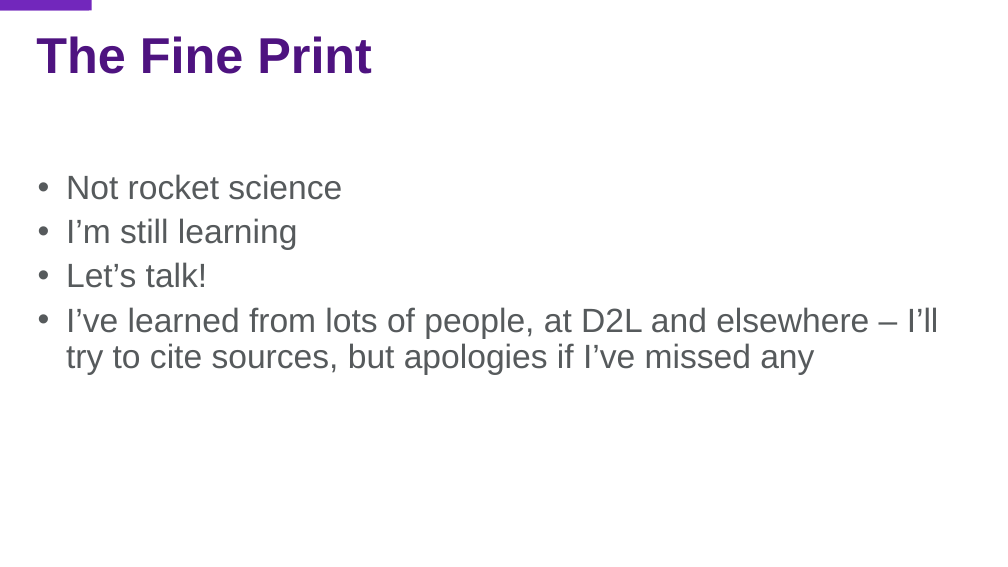
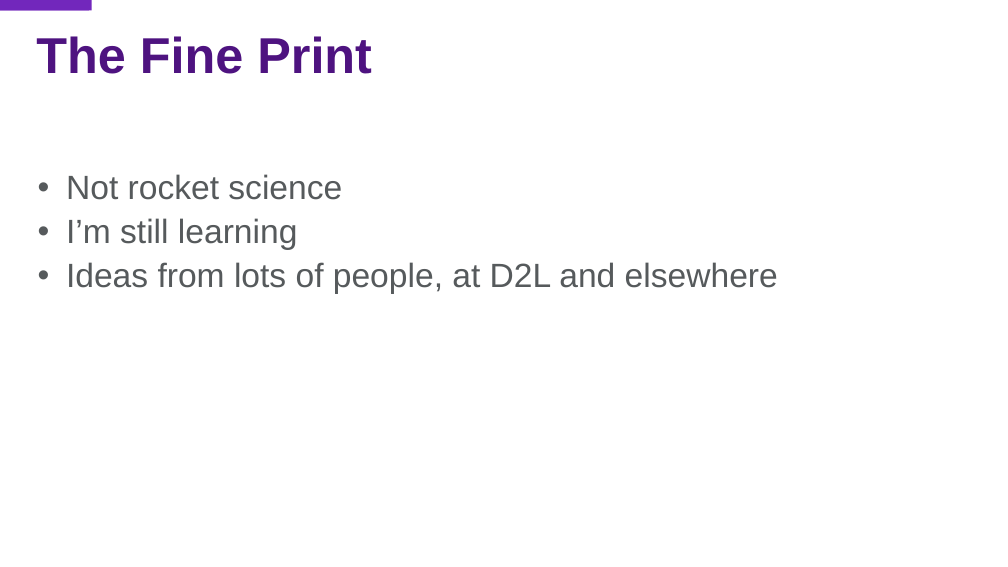
Before and after one commit to jasonjwood/presentations, a slide deck: slide 3 of InFusion2016 - Getting It Done - Jason Wood.pptx. Drawn at 1008x567 pixels with LibreOffice and Linux fonts; fonts in the diff are those of the drawing; background and template pictures are left out. Boxes give left, top, right and bottom in pixels: in the first picture for what was removed or moved away, otherwise in the second. Text is boxed around its words. In the diff, an @@ line names an element or a change of style, - is before the commit and + after.

```diff
--- a/InFusion2016 - Getting It Done - Jason Wood.pptx
+++ b/InFusion2016 - Getting It Done - Jason Wood.pptx
@@ text at bbox=[66, 262, 778, 294]: text changed @@
-• Let’s talk!
-• I’ve learned from lots of people, at D2L and elsewhere – I’ll try to cite sources, but apologies if I’ve missed any
+• Ideas from lots of people, at D2L and elsewhere
```
Also in this commit, not shown: 13 other slides changed, 2 slides removed.
